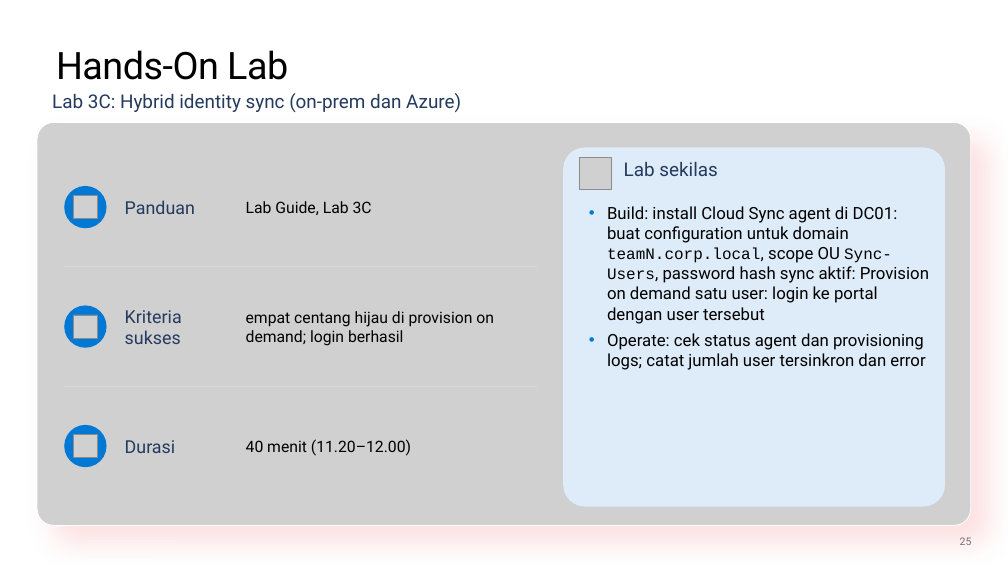
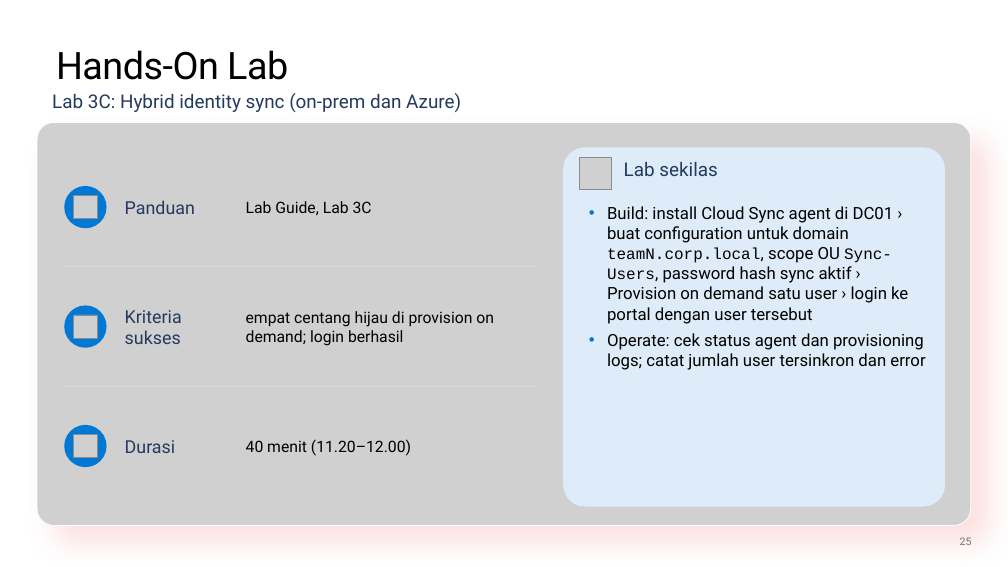
Before and after one commit to medisa-aris/azure-landing-zone-training, a slide deck: slide 25 of slides/pptx/slide_day03_identity-and-network.pptx. Drawn at 1008x567 pixels with LibreOffice and Linux fonts; fonts in the diff are those of the drawing; grey boxes stand for pictures; background and template pictures are left out. Boxes give left, top, right and bottom in pixels: in the first picture for what was removed or moved away, otherwise in the second. Text is boxed around its words. In the diff, an @@ line names an element or a change of style, - is before the commit and + after.

```diff
--- a/slides/pptx/slide_day03_identity-and-network.pptx
+++ b/slides/pptx/slide_day03_identity-and-network.pptx
@@ text at box(607, 206, 908, 324): text changed @@
-• Build: install Cloud Sync agent di DC01: buat configuration untuk domain teamN.corp.local, scope OU Sync-Users, password hash sync aktif: Provision on demand satu user: login ke portal dengan user tersebut
+• Build: install Cloud Sync agent di DC01 › buat configuration untuk domain teamN.corp.local, scope OU Sync-Users, password hash sync aktif › Provision on demand satu user › login ke portal dengan user tersebut
```
Also in this commit, not shown: 16 other slides changed, 6 other files.
